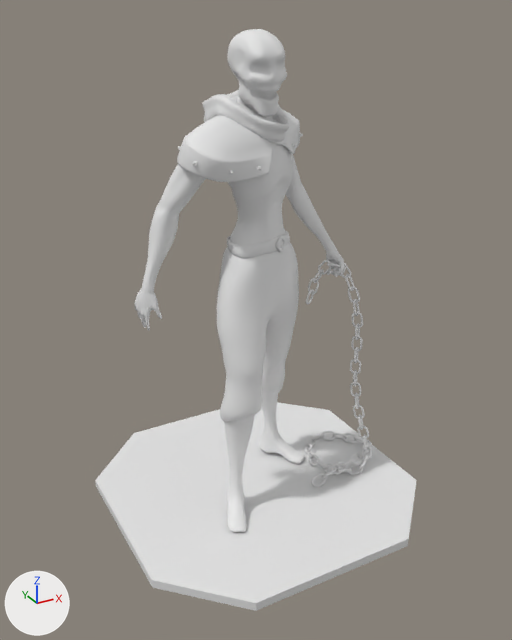
Two versions of the OBJ model assets/models/demon_char01.obj, one commit apart.
Rendered twice from a 50 mm lens placed at (-1.5, -2.73, 2.35), pointed at (-0.03, -0.05, 1.01). Every picture has the same lights, and +X, +Y and +Z are marked at lower left. Where no turn or scale is listed for an object, it has been applied to the vertices.

Objects in the first picture: 'sketchup_ground_Plane.004'.
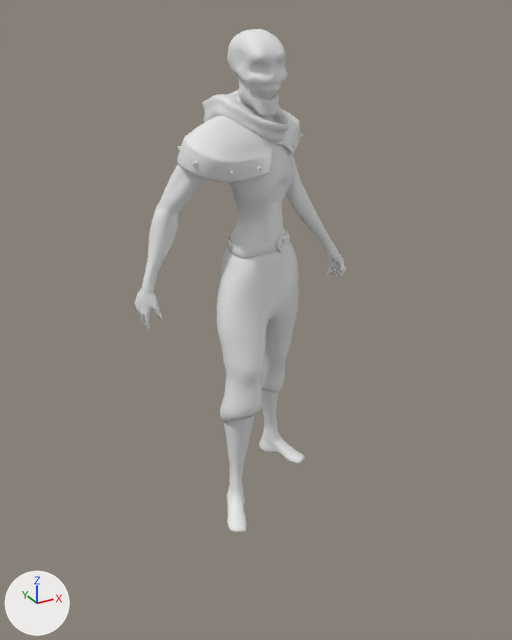
Boxes (x1, y1, x2, y2) around the edits, measured in the pictures (512 x 640 px):
'sketchup_ground_Plane.004', reshaped
    before: (95, 29, 417, 611)
    after: (134, 29, 346, 532)
part 1 of me_sketchup_ground_plane_004, deleted
    before: (95, 269, 417, 611)

What the commit changed:
me_sketchup_ground_plane_004 is used by ob_sketchup_ground_plane_004; location (0.0, 0.0, 0.0).
me_sketchup_ground_plane_004 had 22498 vertices, 44206 faces and spanned x -0.75..0.75, y -0.75..0.75, z 0.02..2.28.
me_sketchup_ground_plane_004 now has 18786 vertices, 36786 faces and spans x -0.58..0.49, y -0.34..0.26, z 0.05..2.28.
me_sketchup_ground_plane_004 part 1: 42 loose pieces with 3460 vertices, spanning x -0.75..0.75, y -0.75..0.75, z 0.02..1.16, are deleted.
